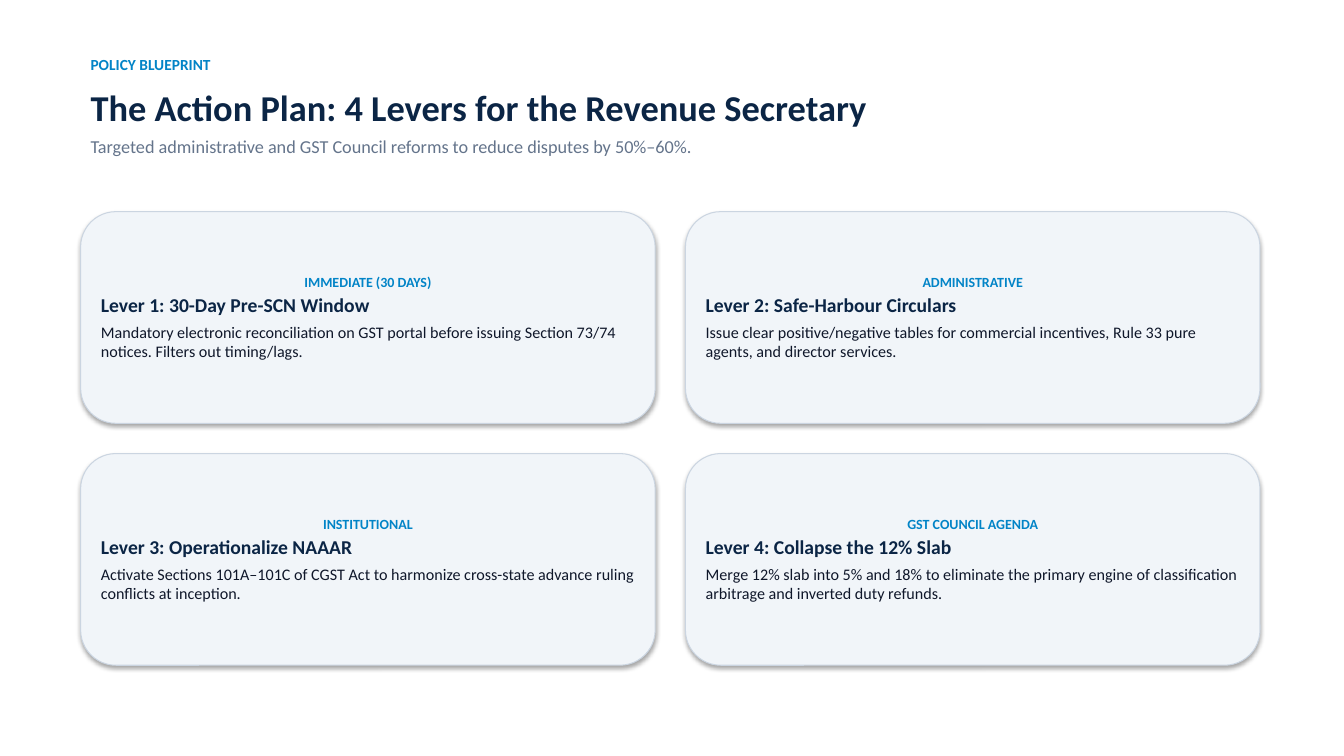
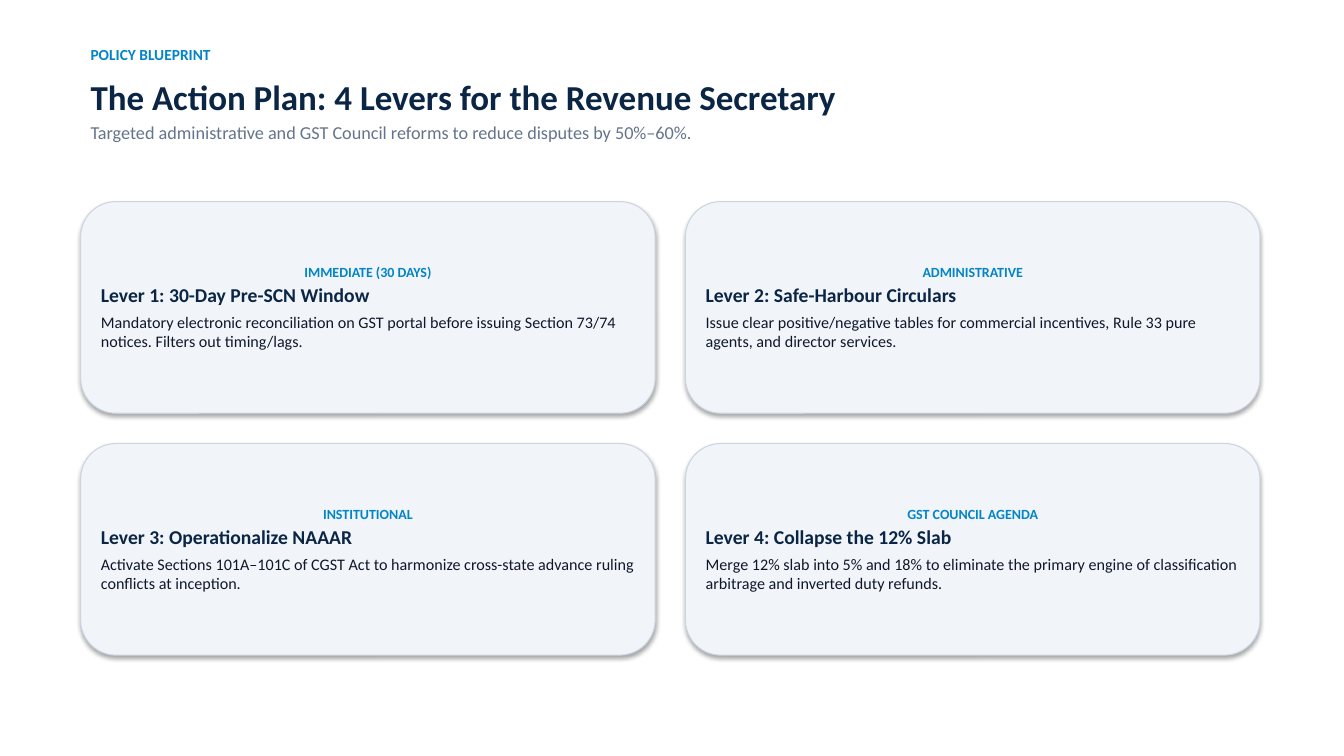
Before and after one commit to vishalquantana/qlaw, a slide deck: slide 10 of docs/GST_Litigation_Causes_Revenue_Secretary.pptx (slide 8 before the commit). Drawn at 1344x756 pixels with LibreOffice and Linux fonts; fonts in the diff are those of the drawing. Boxes give left, top, right and bottom in pixels: in the first picture for what was removed or moved away, otherwise in the second. Text is boxed around its words. In the diff, an @@ line names an element or a change of style, - is before the commit and + after.

```diff
--- a/docs/GST_Litigation_Causes_Revenue_Secretary.pptx
+++ b/docs/GST_Litigation_Causes_Revenue_Secretary.pptx
@@ text "POLICY BLUEPRINT": place and size @@
-text "POLICY BLUEPRINT" at (91,60,210,70)
+text "POLICY BLUEPRINT" at (91,50,210,60)
@@ text "The Action Plan: 4 Levers ...": place and size @@
-text "The Action Plan: 4 Levers ..." at (91,95,866,156)
+text "The Action Plan: 4 Levers ..." at (91,85,835,142)
@@ text "The Action Plan: 4 Levers ..." at (91,85,835,142): size 26 to 25 pt in "The Action Plan: 4 Levers for the ..."; less space between paragraphs @@
@@ 4 rounded rectangles: place and size @@
-4 rounded rectangles at (81,212,1260,665)
+4 rounded rectangles at (81,202,1260,655)
```
Also in this commit, not shown: 9 other slides changed, 2 slides added, 6 other files.
